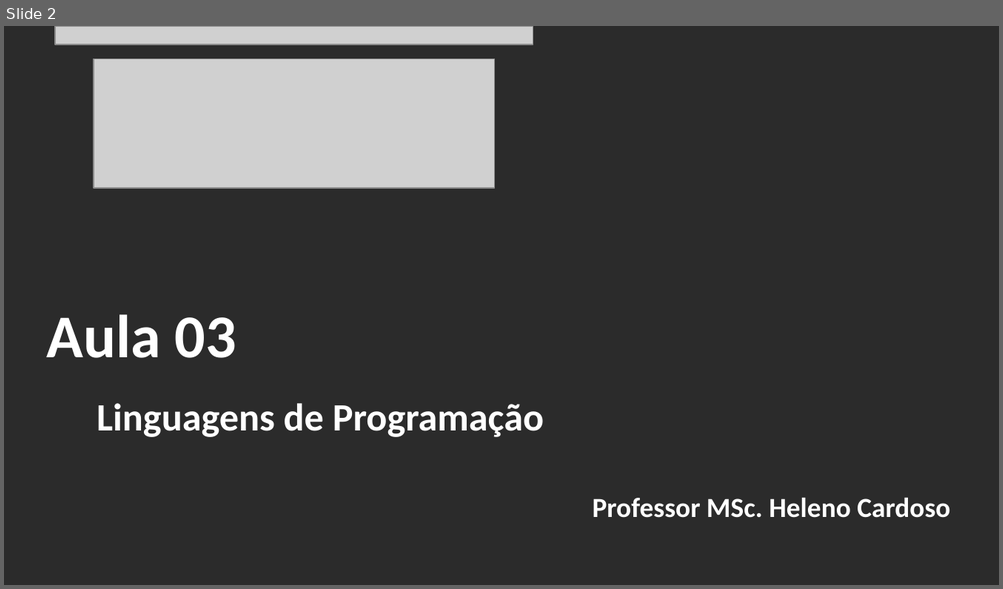
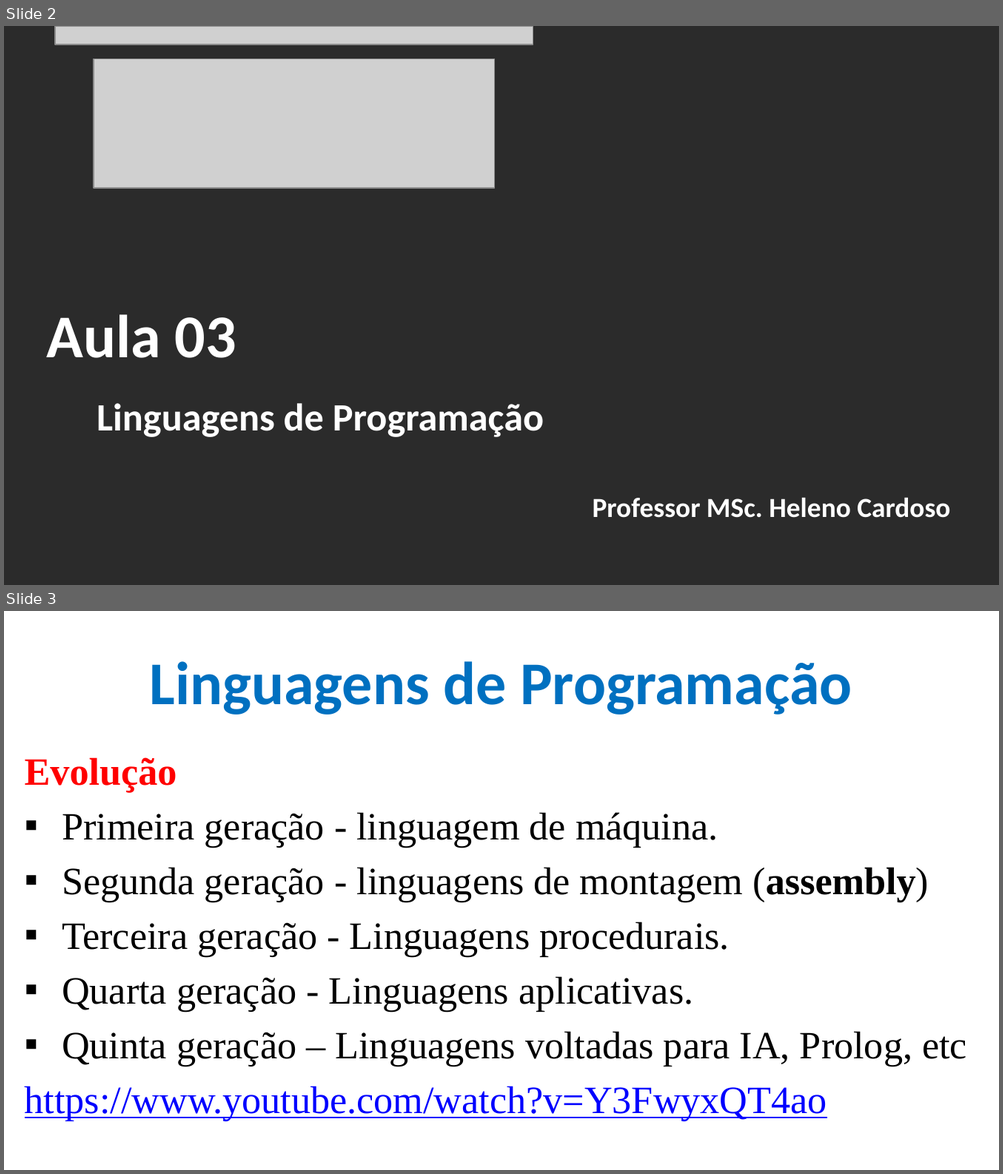
Before and after one commit to CloudEducationBrazil/WydenTeoriaCompiladores, a slide deck: 01 Classes/Aula 03 Teoria de Compiladores - Linguagens de programação.pptx. Shown one above the other, each under a label of ours: slide 2 before the commit, slides 2 and 3 after it. The pictures are 1003x589 and 1003x1174 pixels, drawn with LibreOffice and Linux fonts; fonts in the diff are those of the drawing; grey boxes stand for pictures; background and template pictures are left out; a plain dark background stands for a picture behind light text. Boxes give left, top, right and bottom in pixels: in the first picture for what was removed or moved away, otherwise in the second. Text is boxed around its words. In the diff, an @@ line names an element or a change of style, - is before the commit and + after.

```diff
--- a/01 Classes/Aula 03 Teoria de Compiladores - Linguagens de programação.pptx
+++ b/01 Classes/Aula 03 Teoria de Compiladores - Linguagens de programação.pptx
@@ slide 3 added at (4,611,999,1170), background picture (left out) @@
@@ title added at (149,661,852,715), 44 pt, text #0070C0, bold @@
+Linguagens de Programação
@@ text added at (25,758,967,1122), 28 pt, text #000000 @@
+Evolução
+▪ Primeira geração - linguagem de máquina.
+▪ Segunda geração - linguagens de montagem (assembly)
+▪ Terceira geração - Linguagens procedurais.
+▪ Quarta geração - Linguagens aplicativas.
+▪ Quinta geração – Linguagens voltadas para IA, Prolog, etc
+https://www.youtube.com/watch?v=Y3FwyxQT4ao
```
Also in this commit, not shown: 6 slides changed, 13 other slides added.
